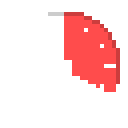
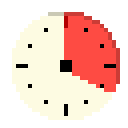
Before/after of a 128×128 layered artwork. What changed in the layer stack:
added layer "Layer 4" above "Layer 1" over [12, 12, 120, 120]
